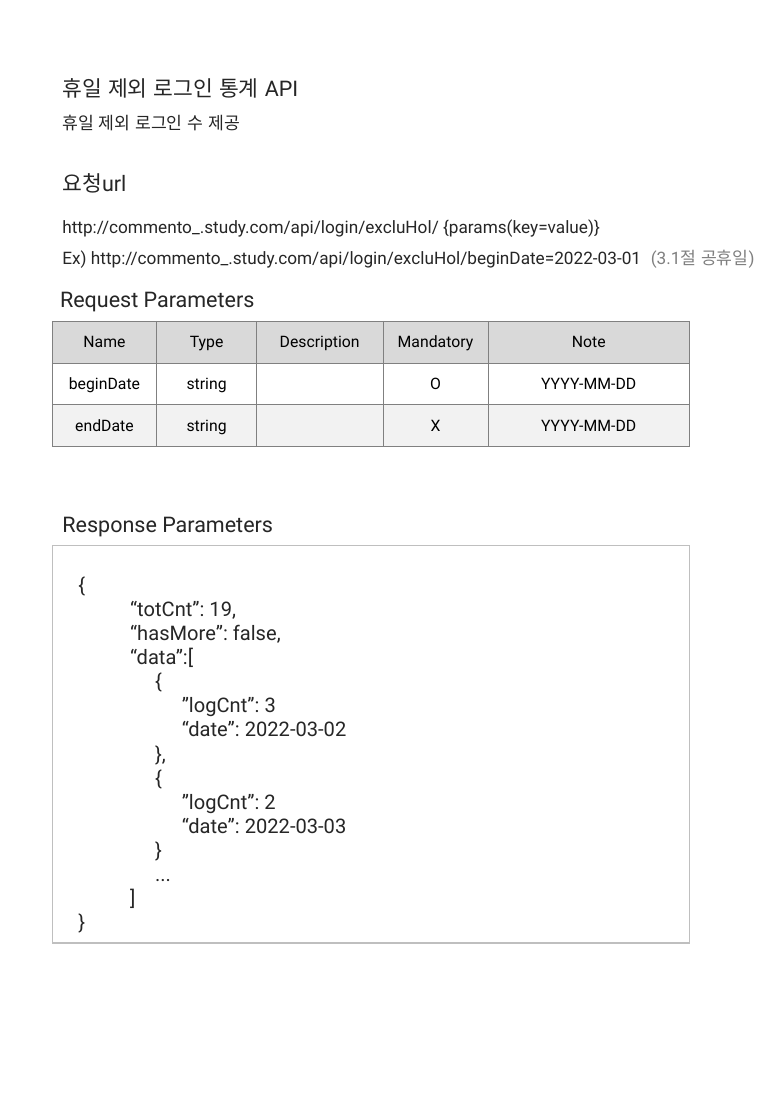
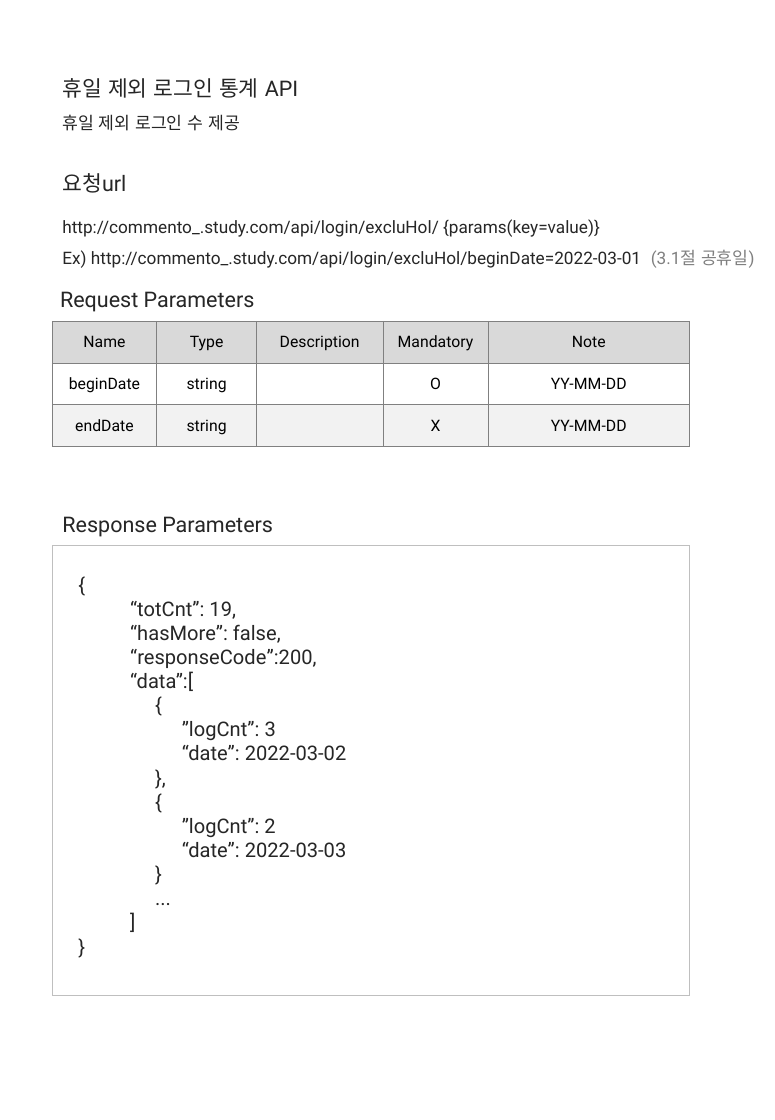
Before and after one commit to jmoriatie/memberManagement, a slide deck: slide 6 of API가이드.pptx. Drawn at 775x1120 pixels with LibreOffice and Linux fonts; fonts in the diff are those of the drawing. Boxes give left, top, right and bottom in pixels: in the first picture for what was removed or moved away, otherwise in the second. Text is boxed around its words. In the diff, an @@ line names an element or a change of style, - is before the commit and + after.

```diff
--- a/API가이드.pptx
+++ b/API가이드.pptx
@@ table at (53,321,690,446) @@
-row 2, column 5: YYYY-MM-DD
+row 2, column 5: YY-MM-DD
-row 3, column 5: YYYY-MM-DD
+row 3, column 5: YY-MM-DD
@@ rectangle: place and size @@
-rectangle at (53,546,690,942)
+rectangle at (53,546,690,995)
@@ text at (130,649,316,668): paragraph added @@
+“responseCode”:200,
```
Also in this commit, not shown: 6 other slides changed, 8 other files.
